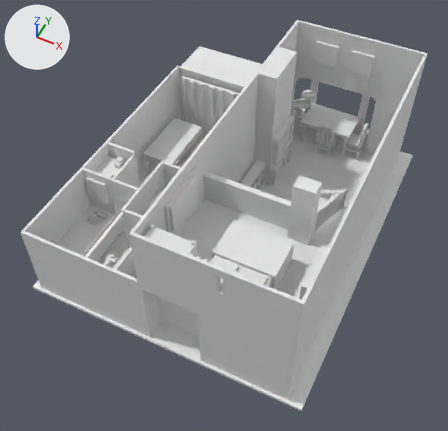
Renders of the OBJ model Assets/voxmod/Apartment/apt-alessio.obj from each side of a commit.
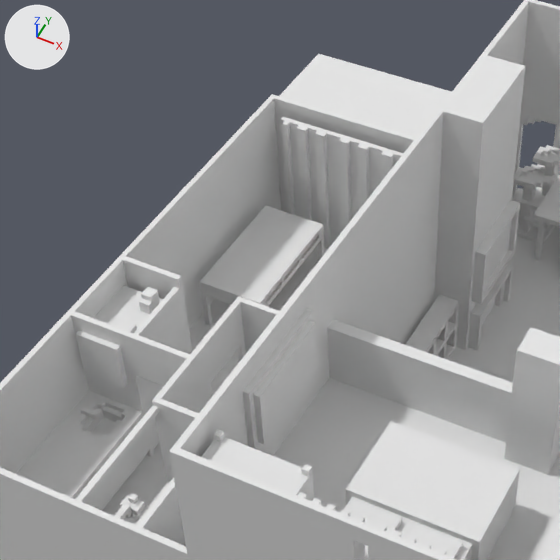
Each version appears first whole from a 50 mm lens placed at (65.5, -146.2, 179.8), pointed at (-0.5, -14.4, 15.0), and next in a close-up on the part from 11% to 70% of the width and 5% to 66% of the height. The lights are fixed; the arrows at upper left show +X, +Y and +Z. Where no turn or scale is listed for an object, it has been applied to the vertices. Vertices at the same position are counted once.

In view in the first close-up: 'apt-alessio'.
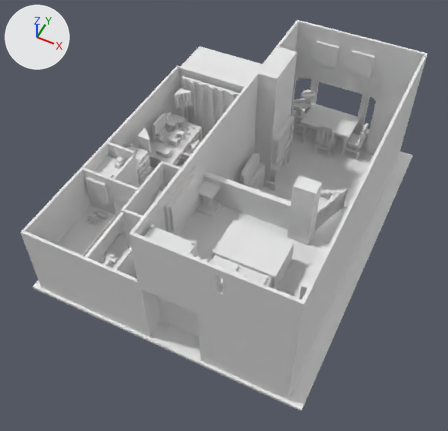
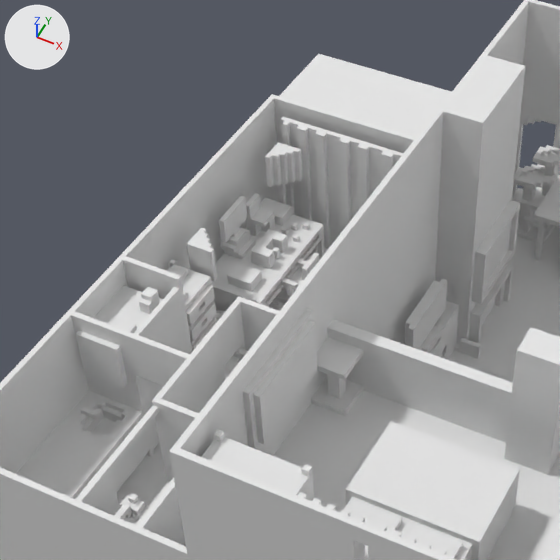
Patch to the scene script:
```diff
--- a/Assets/voxmod/Apartment/apt-alessio.obj.py
+++ b/Assets/voxmod/Apartment/apt-alessio.obj.py
@@ me_apt_alessio @@
 # used by ob_apt_alessio; location = (0.0, 0.0, 0.0)
-me_apt_alessio.from_pydata(...)  # 4585 vertices, 9664 faces; spans x -51.0..50.0, y -63.0..63.0, z 0.0..53.0
+me_apt_alessio.from_pydata(...)  # 6688 vertices, 13950 faces; spans x -51.0..50.0, y -63.0..63.0, z 0.0..53.0
+# me_apt_alessio part 1: 11 vertices moved from x -27.0..1.0, y -2.0..30.0, z 0.0..13.0 to x -22.0..1.0, y -3.0..30.0, z 0.0..12.0; 58 vertices removed from x -33.0..1.0, y -39.0..30.0, z 1.0..29.0; 1871 vertices added at x -48.0..6.0, y -39.0..31.0, z 0.0..38.0
+# me_apt_alessio part 2: 182 vertices added at x -48.0..-24.0, y -62.0..-53.0, z 2.0..29.0
 me_apt_alessio.materials.append(mat_palette)
```

Pixel boxes (x1, y1, x2, y2) of what changed, in the close-ups (560 x 560 px):
part 1 of me_apt_alessio, built on: before (161, 112, 514, 494); after (127, 99, 560, 519)
part 2 of me_apt_alessio, added: after (0, 413, 189, 560)
